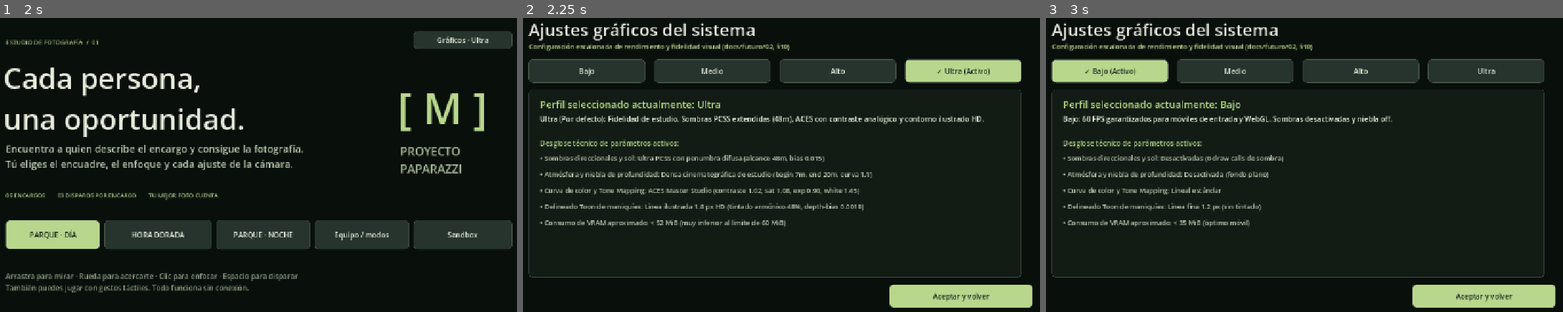
Above: before the commit, frames 1-3 (left to right).
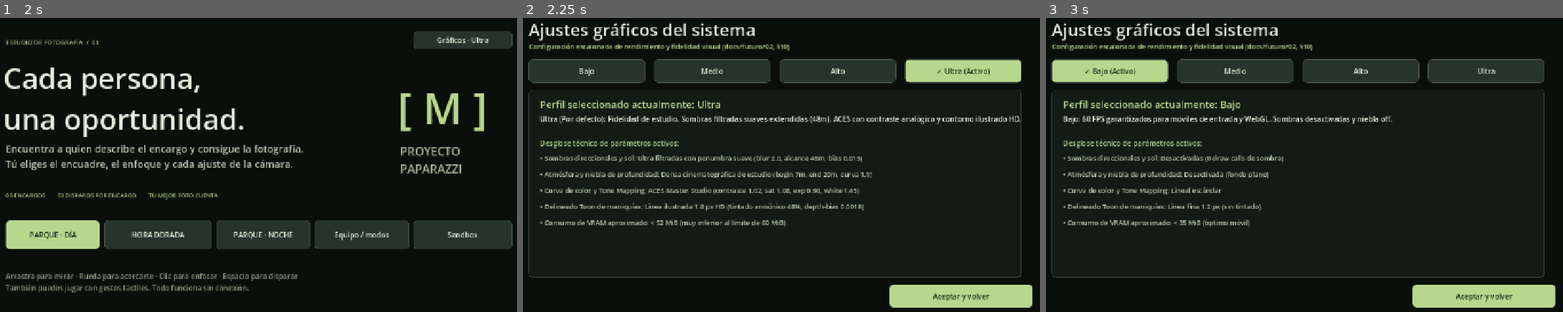
Above: after the commit, the same moments.

Repository: Ganso/proyecto-paparazzi
Game: Godot game, scene res://main.tscn
The game is run twice, just before and just after one commit, with the same random seed, the same clock (stepped at 60 frames per second) and the same inputs.
Inputs:
- Up to frame 1 (2 s): click "Compacta" at 0.5 s; click "Gráficos · Ultra" at 1.25 s
- Up to frame 2 (2.25 s): click "Gráficos · Ultra" at 2 s
- Up to frame 3 (3 s): click "Bajo" at 2.75 s

Frame 1 is identical in both runs. In frame 2, 1.2% of the frame differs, in the area x 25-97%, y 33-50%; in frame 3, nothing differs.

Commit message:
Add future specifications for gamepad support, procedural variety in vegetation and characters, and park illustration improvements
- Introduced a comprehensive specification for gamepad support, detailing input mappings and functionality for various controllers.
- Specified procedural generation techniques for trees, shrubs, grass, and characters to enhance visual variety without manual modeling.
- Documented the first step towards park illustration, focusing on merging static meshes, implementing toon shading, and improving performance metrics.

Diff:
--- a/scripts/main.gd
+++ b/scripts/main.gd
@@ -519,7 +519,10 @@
 	if run_metrics and boot_frames == 720:
 		metrics.sort()
 		var visible_count = people.filter(func(p): return camera.is_position_in_frustum(p.position+Vector3.UP*p.height*.75)).size()
-		print("METRICS frames=%d visible=%d median_ms=%.2f p95_ms=%.2f max_ms=%.2f" % [metrics.size(),visible_count,metrics[metrics.size()/2],metrics[int(metrics.size()*.95)],metrics[-1]])
+		var render_target = viewport.get_viewport_rid()
+		var draw_calls = RenderingServer.viewport_get_render_info(render_target,RenderingServer.VIEWPORT_RENDER_INFO_TYPE_VISIBLE,RenderingServer.VIEWPORT_RENDER_INFO_DRAW_CALLS_IN_FRAME)
+		var shadow_draw_calls = RenderingServer.viewport_get_render_info(render_target,RenderingServer.VIEWPORT_RENDER_INFO_TYPE_SHADOW,RenderingServer.VIEWPORT_RENDER_INFO_DRAW_CALLS_IN_FRAME)
+		print("METRICS frames=%d visible=%d median_ms=%.2f p95_ms=%.2f max_ms=%.2f draw_calls=%d shadow_draw_calls=%d" % [metrics.size(),visible_count,metrics[metrics.size()/2],metrics[int(metrics.size()*.95)],metrics[-1],draw_calls,shadow_draw_calls])
 		get_tree().quit()
 
 func update_person(p: Pedestrian, dt: float) -> void:
@@ -1117,7 +1120,7 @@
 		"Bajo: 60 FPS garantizados para móviles de entrada y WebGL. Sombras desactivadas y niebla off.",
 		"Medio: Para tablets y portátiles ligeros. Sombras PCF estándar (1024) y niebla suave.",
 		"Alto: Para PCs de juegos estándar. Sombras nítidas (2048), niebla atmosférica y ACES.",
-		"Ultra (Por defecto): Fidelidad de estudio. Sombras PCSS extendidas (48m), ACES con contraste analógico y contorno ilustrado HD."
+		"Ultra (Por defecto): Fidelidad de estudio. Sombras filtradas suaves extendidas (48m), ACES con contraste analógico y contorno ilustrado HD."
 	]
 
 	for i in 4:
@@ -1140,7 +1143,7 @@
 	label(desc_panel, "Desglose técnico de parámetros activos:", Rect2(25, 108, 1050, 26), 16, Color("a7c683"))
 
 	var specs = [
-		"• Sombras direccionales y sol: " + ("Desactivadas (0 draw …(155 unchanged characters)… f graphics_preset == "Alto" else "Ultra PCSS con penumbra difusa (alcance 48m, bias 0.015)"))),
+		"• Sombras direccionales y sol: " + ("Desactivadas (0 draw …(155 unchanged characters)… f graphics_preset == "Alto" else "Ultra filtradas con penumbra suave (blur 2.0, alcance 48m, bias 0.015)"))),
 		"• Atmósfera y niebla de profundidad: " + ("Desactivada (fondo plano)" if graphics_preset == "Bajo" else ("Suave (beg …(190 unchanged characters)…
 		"• Curva de color y Tone Mapping: " + ("Lineal estándar" if graphics_preset == "Bajo" else ("Reinhard fotométrico" if …(191 unchanged characters)…
 		"• Delineado Toon de maniquíes: " + ("Línea fina 1.2 px (sin tintado)" if graphics_preset == "Bajo" else ("Línea 1.4  …(190 unchanged characters)…
--- a/tests/test_game.gd
+++ b/tests/test_game.gd
@@ -178,7 +178,7 @@
 	check(game.target.theta >= 0 and game.target.theta < 360 and game.target.visible,"Target remains in circular park")
 	# Graphics presets verification (docs/futuro/02, 2.8.4)
 	check(game.graphics_preset == "Ultra","Default graphics preset is Ultra")
-	check(game.park.sun.shadow_enabled and game.park.sun.directional_shadow_max_distance == 48.0,"Ultra activates extended PCSS shadows")
+	check(game.park.sun.shadow_enabled and game.park.sun.directional_shadow_max_distance == 48.0,"Ultra activates extended soft filtered shadows")
 	check(game.park.environment.environment.tonemap_mode == Environment.TONE_MAPPER_ACES,"Ultra uses ACES tone mapper")
 	game.apply_graphics_preset("Bajo")
 	check(game.graphics_preset == "Bajo","Switched to Bajo preset")
Not shown, changed: AGENTS.md
Not shown, changed: docs/ARQUITECTURA.md
Not shown, changed: docs/EQUIPAMIENTO_Y_OPTICAS.md
Not shown, changed: docs/ESCENARIO_Y_RENDIMIENTO.md
Not shown, changed: docs/PERSONAJES_Y_CINEMATICA.md
Not shown, changed: docs/TESTS_Y_VERIFICACION.md
Not shown, changed: docs/futuro/01_MAPA_ABIERTO_Y_PROTAGONISTA.md
Not shown, changed: docs/futuro/02_ESTILO_VISUAL_Y_POLIGONOS.md
Not shown, changed: docs/futuro/03_NUEVAS_CAMARAS_Y_TLR.md
Not shown, changed: docs/futuro/04_DIVERSIDAD_ESCENARIOS.md
Not shown, changed: docs/futuro/05_DESAFIOS_Y_MODOS_JUEGO.md
Not shown, changed: docs/futuro/06_MODO_TUTOR_ACADEMIA.md
(and 10 more such lines)
